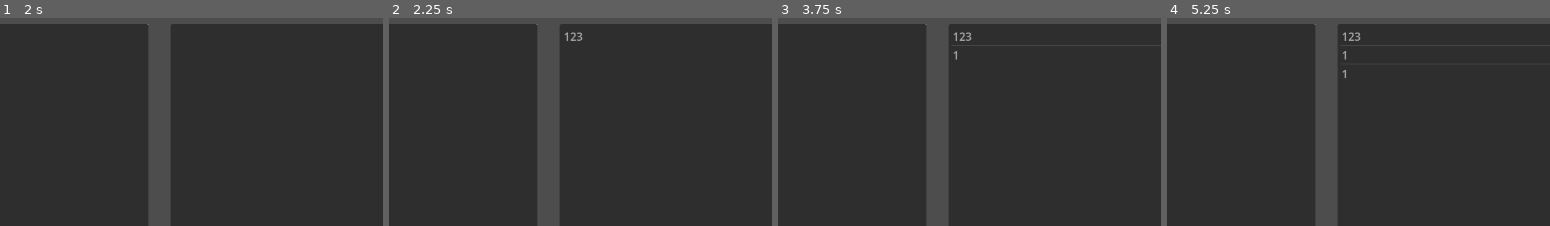
Above: before the commit, frames 1-4 (left to right).
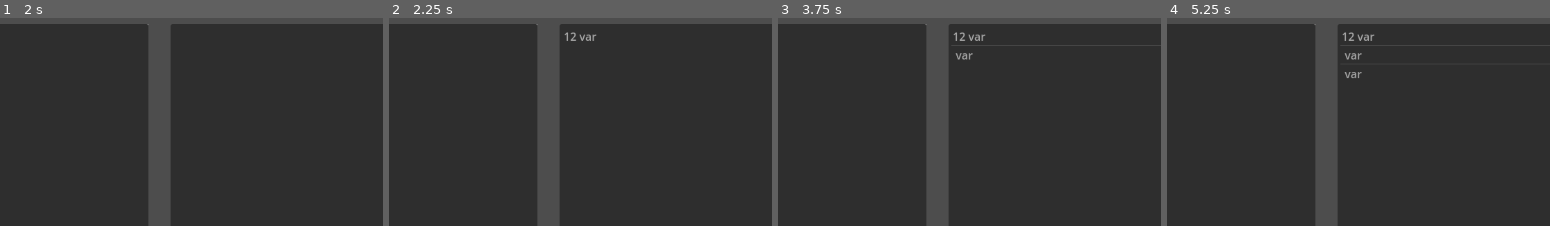
Above: after the commit, the same moments.

Repository: NemoNology/Programing-languages-theory
Game: Godot game, scene res://Data/Scenes/test_logic.tscn
Two runs of this game, one before a commit and one after it. Both use one fixed random seed, a clock stepped at 60 frames per second and the inputs below. This scene is started directly instead of the project's main scene.
Inputs (mouse positions are % of the whole screen's width and height, from its top left):
- Up to frame 1 (2 s): click (25, 50) at 0.52 s; type "12" at 0.6 s; tap Enter at 1.25 s
- Up to frame 2 (2.25 s): tap Space at 2 s
- Up to frame 3 (3.75 s): tap Enter at 2.75 s; tap Space at 3.5 s
- Up to frame 4 (5.25 s): tap Enter at 4.25 s; tap Space at 5 s
The pictures show only the part of the screen within x 29-79%, y 0-50%; the shares and areas given below are measured in that part.

Frame 1 is identical in both runs. In frame 2, 0.1% of the frame differs, in the area x 49-55%, y 6-12%; in frame 3, 0.2%; in frame 4, 0.3%, in the area x 45-55%, y 6-29%.

Commit message:
feat: noregex lexer done?

Diff:
--- a/Lab-s/Translator/Godot-project/Data/Scripts/Other/test_logic.gd
+++ b/Lab-s/Translator/Godot-project/Data/Scripts/Other/test_logic.gd
@@ -8,9 +8,7 @@
 	func _init():
 		pass
 
-	var word = ''
-	var final_word
-	var last_symbol
+	var word = ""
 	var lexems = {
 			"вывод": "cout",
 			"ввод": "cin",
@@ -38,15 +36,23 @@
 			"равно": "equals",
 		}
 
-	func analyze(input, output):
-		last_symbol = input[input.length()-1]
-		if last_symbol != ' ':
-			word += last_symbol
+	func analyze(input, output: ItemList):
+		if input[-1] == " ":
+			# Проверка на вхождение лексемы в список лексем
+			if word in lexems:
+				output.add_item(word + ' ' + lexems[word])
+			# Проверка лексемы на строку
+			elif word[0] == '\"' and word[-1] == '\"':
+				output.add_item(word + ' ' + 'string')
+			# Проверка лексемы на число
+			elif word.is_valid_float() == true:
+				output.add_item(word + ' ' + 'num')
+			# Проверка лексемы на переменную
+			else:
+				output.add_item(word + ' ' + 'var')
+			word = ""
 		else:
-			final_word = word
-			# final_word - конечное слово, проверяем чем оно является
-			word = ''
-			output.add_item(final_word + str(final_word.length()))
+			word += input[-1]
 
 func _ready():
 	output = get_node("MarginContainer/HBoxContainer/Output")
